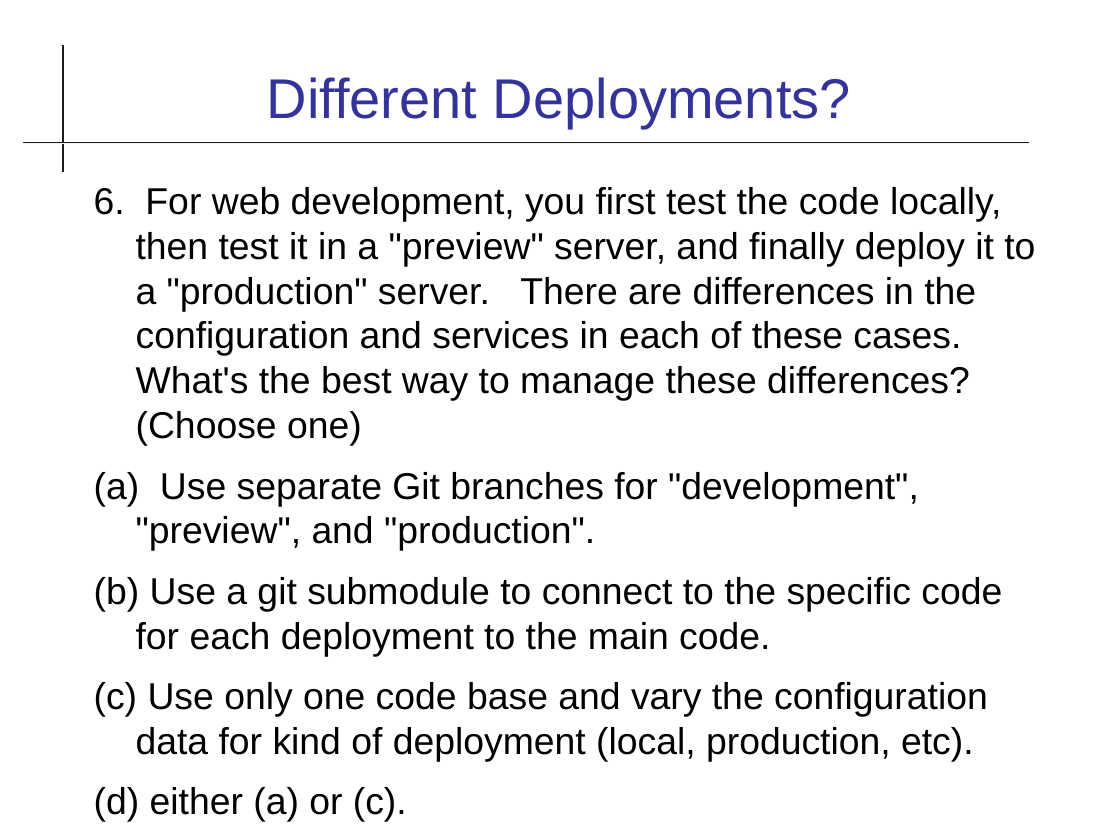
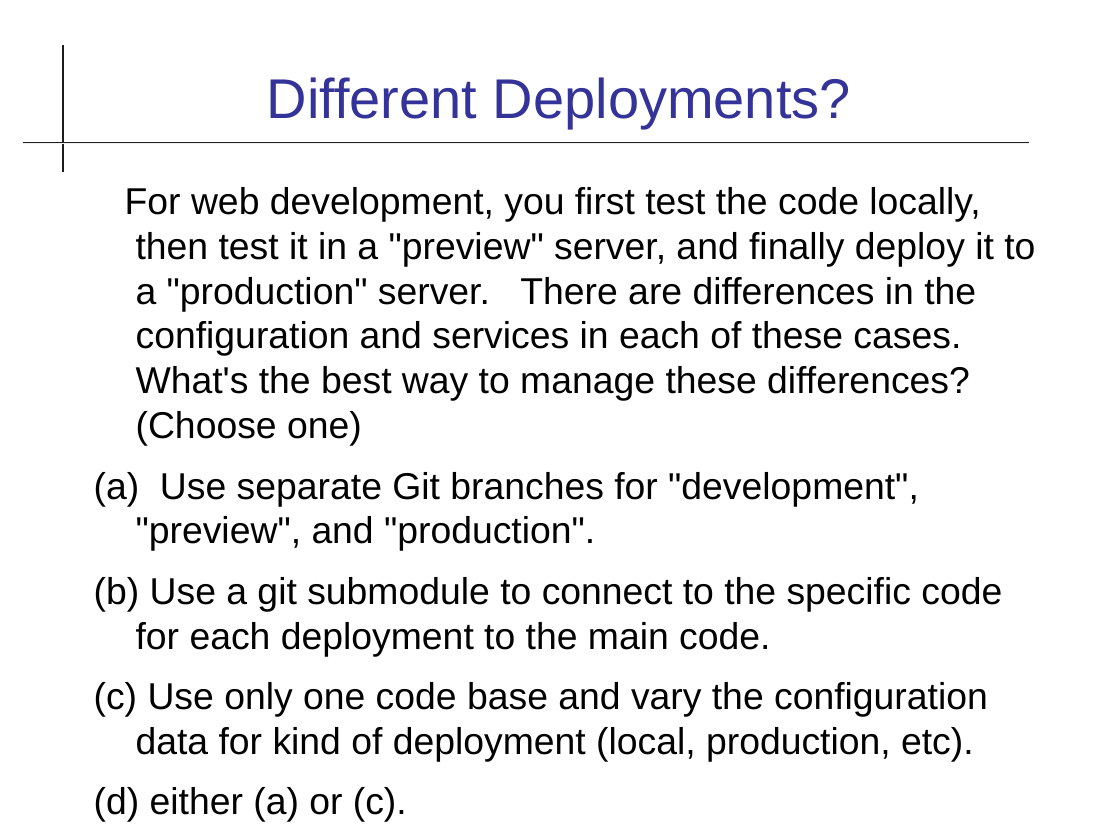
Before and after one commit to cpske/ISP, a slide deck: slide 5 of review/Review-2019.odp. Drawn at 1120x840 pixels with LibreOffice and Linux fonts; fonts in the diff are those of the drawing. Boxes give left, top, right and bottom in pixels: in the first picture for what was removed or moved away, otherwise in the second. Text is boxed around its words. In the diff, an @@ line names an element or a change of style, - is before the commit and + after.

```diff
--- a/review/Review-2019.odp
+++ b/review/Review-2019.odp
@@ text at bbox=[125, 187, 1035, 446]: text changed @@
-6. For web development, you first test the code locally, then test it in a "preview" server, and finally deploy it to a "production" server. There are differences in the configuration and services in each of these cases. What's the best way to manage these differences? (Choose one)
+For web development, you first test the code locally, then test it in a "preview" server, and finally deploy it to a "production" server. There are differences in the configuration and services in each of these cases. What's the best way to manage these differences? (Choose one)
```
Also in this commit, not shown: 6 other slides changed, 6 other files.
